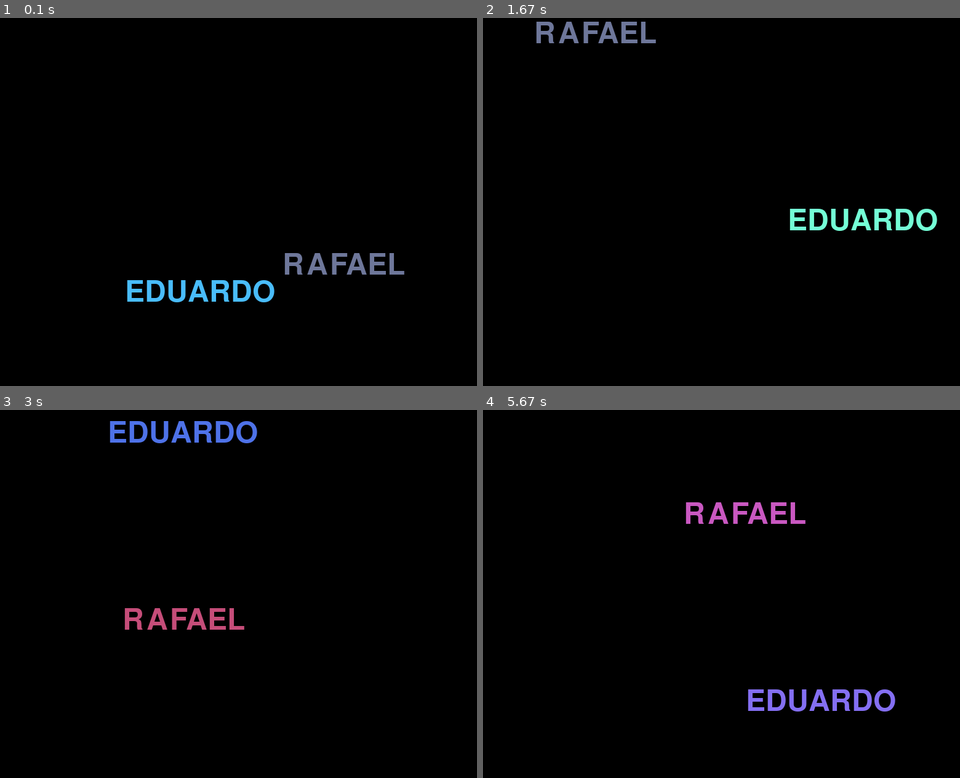
Above: before the commit, frames 1-4 (two rows, left to right).
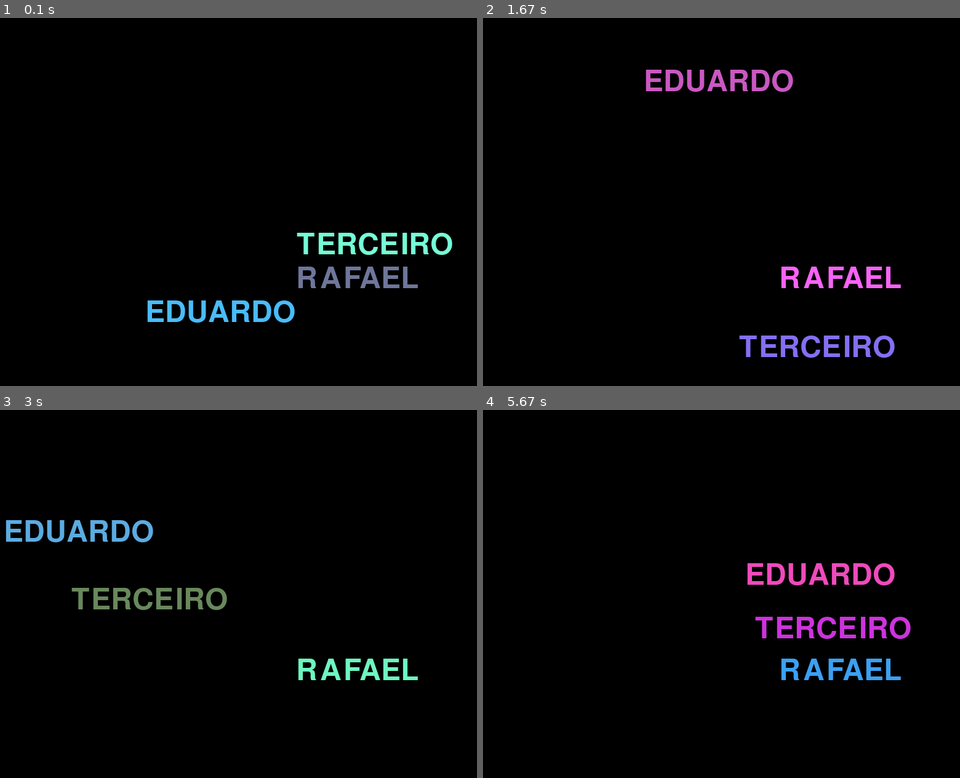
Above: after the commit, the same moments.

Repository: eduardogiordani/Pygames
Game: pygame game, started from pygame1.py
The game is run twice, just before and just after one commit, with the same random seed, the same clock (stepped at 60 frames per second) and the same inputs.
Inputs:
- Up to frame 1 (0.1 s): no input
- Up to frame 2 (1.67 s): no input
- Up to frame 3 (3 s): no input
- Up to frame 4 (5.67 s): no input

The runs differ from the first frame. In frame 1, 4.0% of the frame differs, in the area x 26-95%, y 58-83%; in frame 2, 4.3%; in frame 3, 4.3%; in frame 4, 4.4%, in the area x 42-90%, y 25-82%.

Commit message:
Change 1

Diff:
--- a/pygame1.py
+++ b/pygame1.py
@@ -24,8 +24,9 @@
     p["rect"] = p["surf"].get_rect(topleft=(p["rect"].x, p["rect"].y))
 
 palavras = [
-    {"nome": "EDUARDO", "cor": nova_cor(), "v": [2, 2]},
-    {"nome": "RAFAEL",  "cor": nova_cor(), "v": [-2, -2]},
+    {"nome": "EDUARDO", "cor": nova_cor(), "v": [5, 5]},
+    {"nome": "RAFAEL",  "cor": nova_cor(), "v": [0, 0]},
+    {"nome": "TERCEIRO",  "cor": nova_cor(), "v": [-5, -5]},
 ]
 
 
